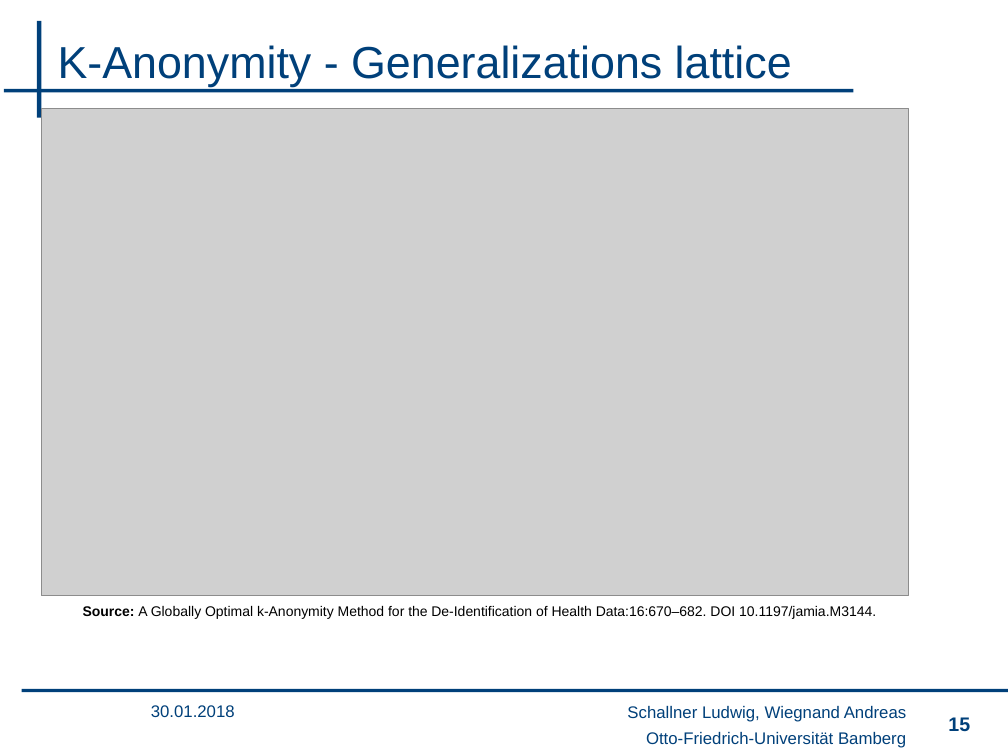
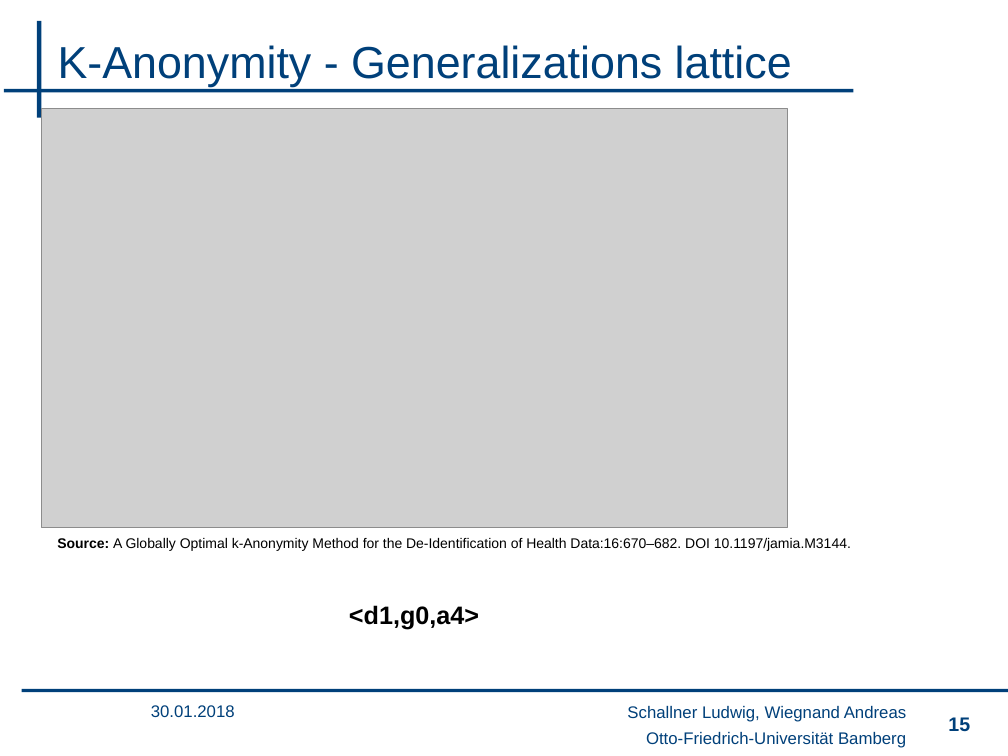
Before and after one commit to wsgan001/PSI-MSem, a slide deck: slide 15 of presentation/sicherheits_final_anV3.pptx. Drawn at 1008x756 pixels with LibreOffice and Linux fonts; fonts in the diff are those of the drawing; grey boxes stand for pictures; background and template pictures are left out. Boxes give left, top, right and bottom in pixels: in the first picture for what was removed or moved away, otherwise in the second. Text is boxed around its words. In the diff, an @@ line names an element or a change of style, - is before the commit and + after.

```diff
--- a/presentation/sicherheits_final_anV3.pptx
+++ b/presentation/sicherheits_final_anV3.pptx
@@ picture: place and size @@
-picture at <box>41,108,909,596</box>
+picture at <box>41,108,787,527</box>
@@ text "Source: A Globally Optimal k-Anonymity ...": place and size @@
-text "Source: A Globally Optimal k-Anonymity ..." at <box>83,606,876,619</box>
+text "Source: A Globally Optimal k-Anonymity ..." at <box>57,538,851,551</box>
@@ text added at <box>349,605,479,630</box>, 18 pt, text #000000, bold @@
+<d1,g0,a4>
```
Also in this commit, not shown: 4 other slides changed.
